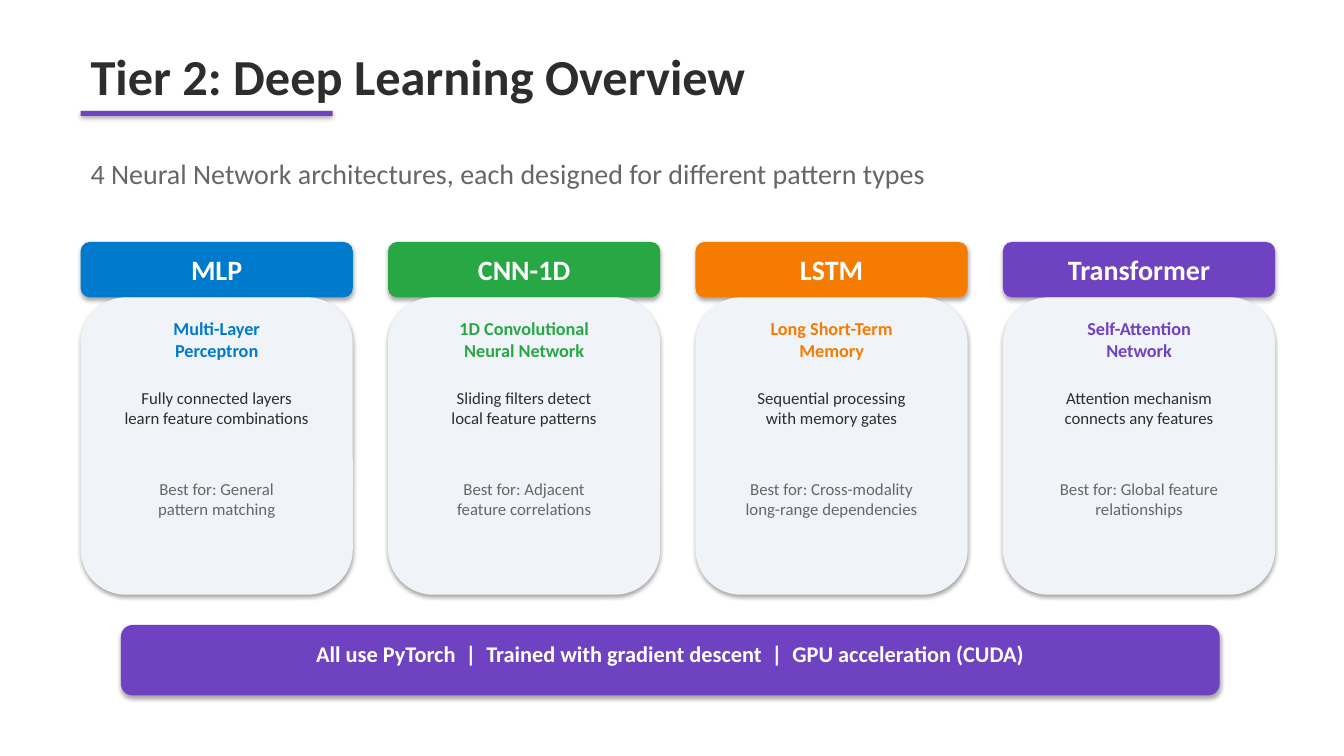
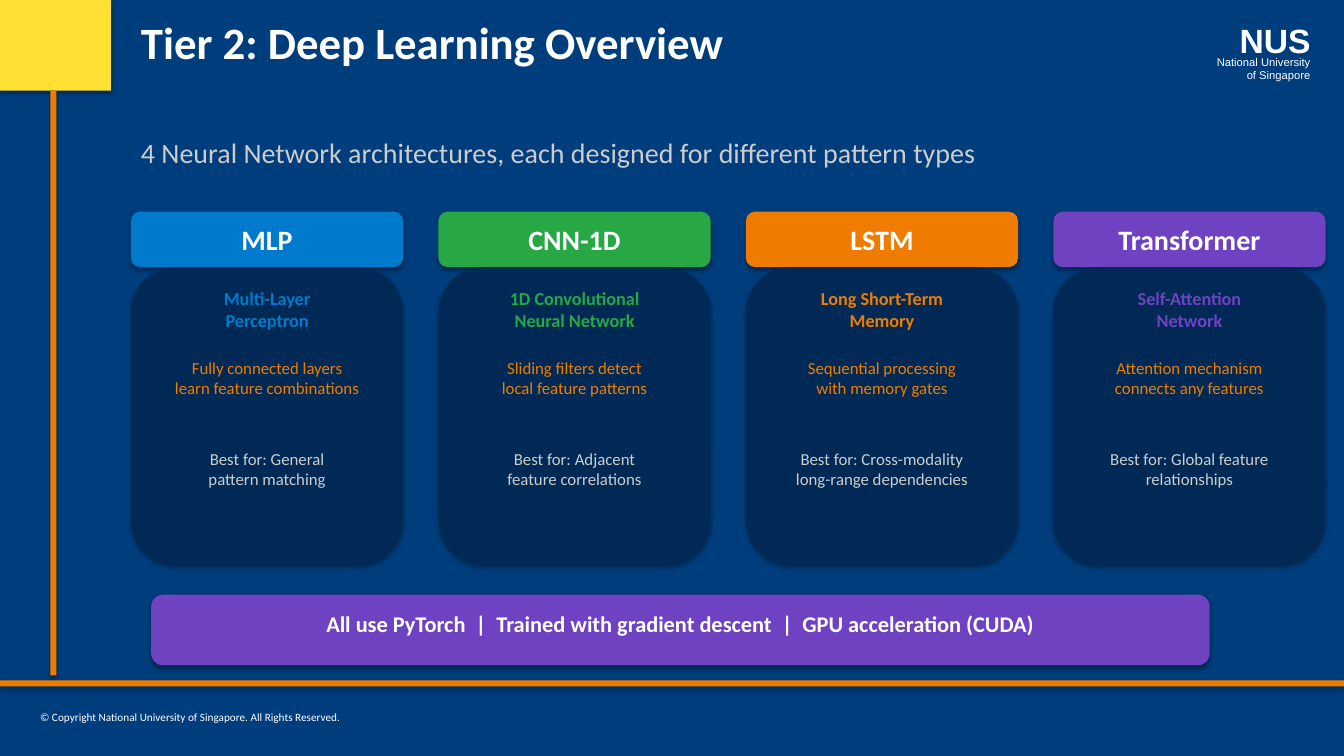
Before and after one commit to laxmi1707/PatternRecognSystem-Video2Text, a slide deck: slide 4 of presentation/Video2Knowledge_Tier2_DeepLearning.pptx. Drawn at 1344x756 pixels with LibreOffice and Linux fonts; fonts in the diff are those of the drawing. Boxes give left, top, right and bottom in pixels: in the first picture for what was removed or moved away, otherwise in the second. Text is boxed around its words. In the diff, an @@ line names an element or a change of style, - is before the commit and + after.

Commit message:
feat: apply NUS ISS PowerPoint template to all presentations
- Add shared nus_iss_template.py with NUS official colors, slide layouts
- Update all 12 create_*.py scripts to use NUS ISS branding
- Navy blue background, orange text, sidebar decoration, NUS logo, footer

```diff
--- a/presentation/Video2Knowledge_Tier2_DeepLearning.pptx
+++ b/presentation/Video2Knowledge_Tier2_DeepLearning.pptx
@@ background #FFFFFF to #003D7C @@
@@ rectangle added at [0,0,111,91], fill #FFE033 @@
@@ text "Tier 2: Deep Learning Overview": place and size @@
-text "Tier 2: Deep Learning Overview" at [91,59,745,104]
+text "Tier 2: Deep Learning Overview" at [141,27,723,67]
@@ text "Tier 2: Deep Learning Overview" at [141,27,723,67]: size 36 to 32 pt, text colour #2D2D2D to #FFFFFF @@
@@ text added at [1240,29,1311,60], 24 pt, text #FFFFFF, bold @@
+NUS
@@ text added at [1217,58,1310,82], 8 pt, text #FFFFFF @@
+National University
+of Singapore
@@ rectangle added at [50,91,56,676], fill #EF7C00 @@
@@ rectangle removed at [81,111,333,116] @@
@@ text "4 Neural Network architectures, each ...": place and size @@
-text "4 Neural Network architectures, each ..." at [91,164,925,189]
+text "4 Neural Network architectures, each ..." at [141,143,975,168]
@@ rounded rectangle "LSTM" at [746,212,1018,267]: fill #F57C00 to #EF7C00 @@
@@ 3 rounded rectangles: place and size @@
-3 rounded rectangles at [388,297,1275,595]
+3 rounded rectangles at [131,267,1018,565]
@@ fill #F0F4F8 to #002A55 in 3 elements at [746,267,1018,565], [131,267,403,565], [439,267,711,565] @@
@@ rounded rectangle added at [1054,267,1326,565], fill #002A55 @@
@@ rounded rectangle removed at [81,297,353,595] @@
@@ text "Long Short-Term Memory" at [821,292,943,330]: text colour #F57C00 to #EF7C00 @@
@@ text colour #2D2D2D to #EF7C00 in 4 elements at [502,362,647,397], [808,362,955,397], [1115,362,1264,397], [175,362,359,394] @@
@@ text colour #666666 to #CCCCCC in 5 elements at [141,143,975,168], [1110,453,1268,488], [208,453,325,488], [507,453,642,485], [796,453,968,488] @@
@@ 12 texts, 4 rounded rectangles: place and size @@
-12 texts, 4 rounded rectangles at [81,242,1275,518]
+12 texts, 4 rounded rectangles at [131,212,1326,488]
@@ rounded rectangle: place and size @@
-rounded rectangle at [121,625,1220,696]
+rounded rectangle at [151,595,1210,665]
@@ text "All use PyTorch | Trained ...": place and size @@
-text "All use PyTorch | Trained ..." at [316,645,1023,666]
+text "All use PyTorch | Trained ..." at [326,615,1033,636]
@@ rectangle added at [0,681,1344,687], fill #EF7C00 @@
@@ text added at [52,713,340,723], 8 pt, text #FFFFFF @@
+© Copyright National University of Singapore. All Rights Reserved.
```
Also in this commit, not shown: 8 other slides changed, 24 other files.
